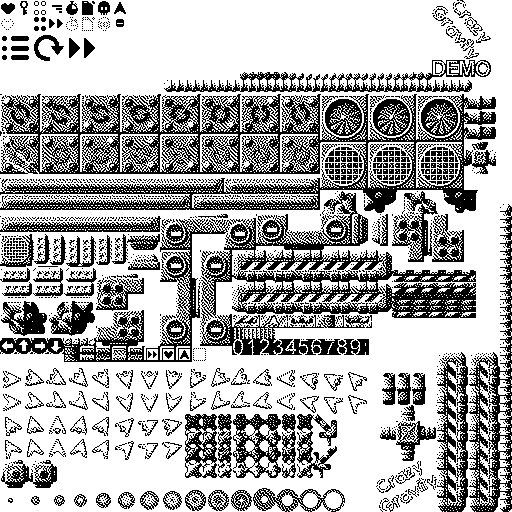
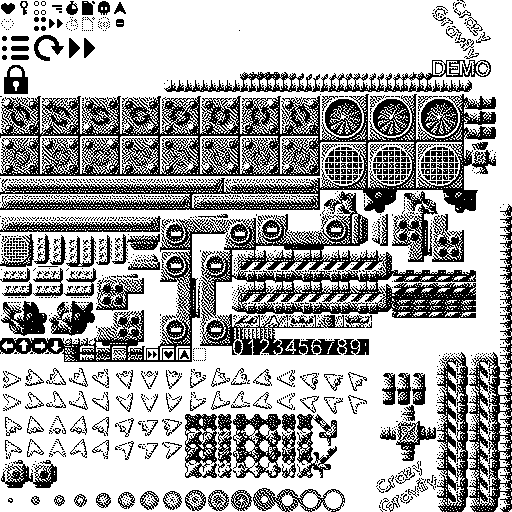
Comparing the layer stacks of the two 512 x 512 images. Changes:
added layer "lock" above "Dialog" over bbox(0, 30, 320, 176)
painted on "Fast Forward 2" over bbox(2, 30, 320, 176)
painted on "Fast Forward" over bbox(3, 30, 320, 176)
painted on "hud_icons" over bbox(0, 30, 256, 128)
added layer "Rotators" above "Background" over bbox(0, 30, 320, 176)
painted on "Background" over bbox(0, 30, 320, 176)
